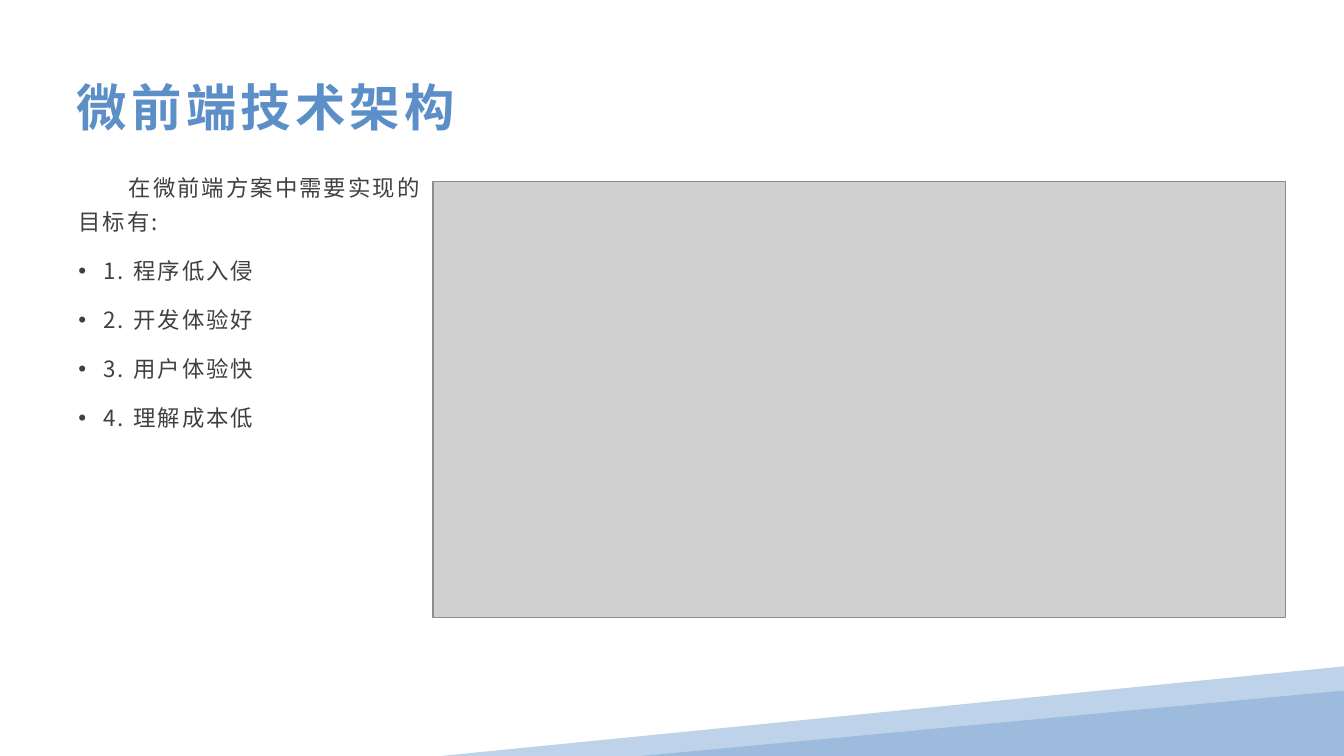
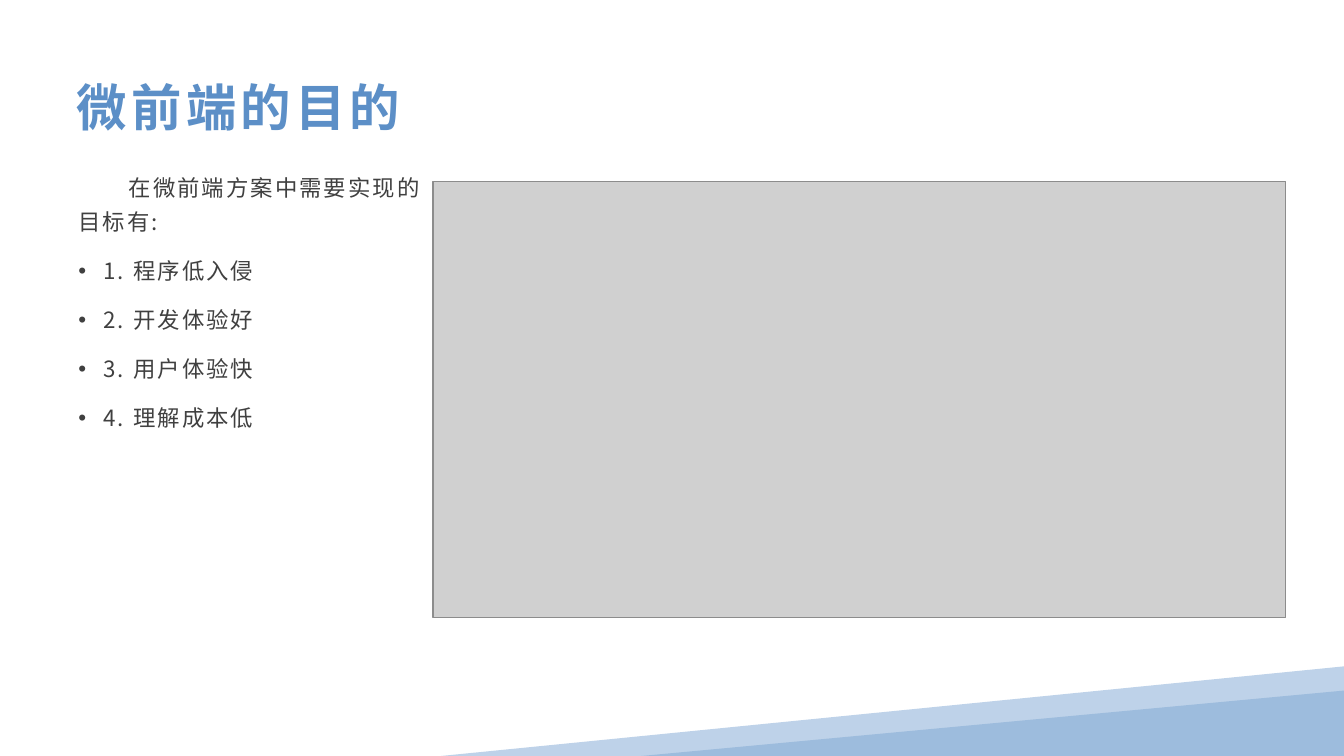
Before and after one commit to anncer/micro-frontends, a slide deck: slide 5 of 微前端的技术方案分析.pptx (slide 6 before the commit). Drawn at 1344x756 pixels with LibreOffice and Linux fonts; fonts in the diff are those of the drawing; grey boxes stand for pictures. Boxes give left, top, right and bottom in pixels: in the first picture for what was removed or moved away, otherwise in the second. Text is boxed around its words. In the diff, an @@ line names an element or a change of style, - is before the commit and + after.

```diff
--- a/微前端的技术方案分析.pptx
+++ b/微前端的技术方案分析.pptx
@@ title at bbox=[77, 83, 400, 131]: text changed @@
-微前端技术架构
+微前端的目的
```
Also in this commit, not shown: 1 other slide changed, 1 slide removed.
